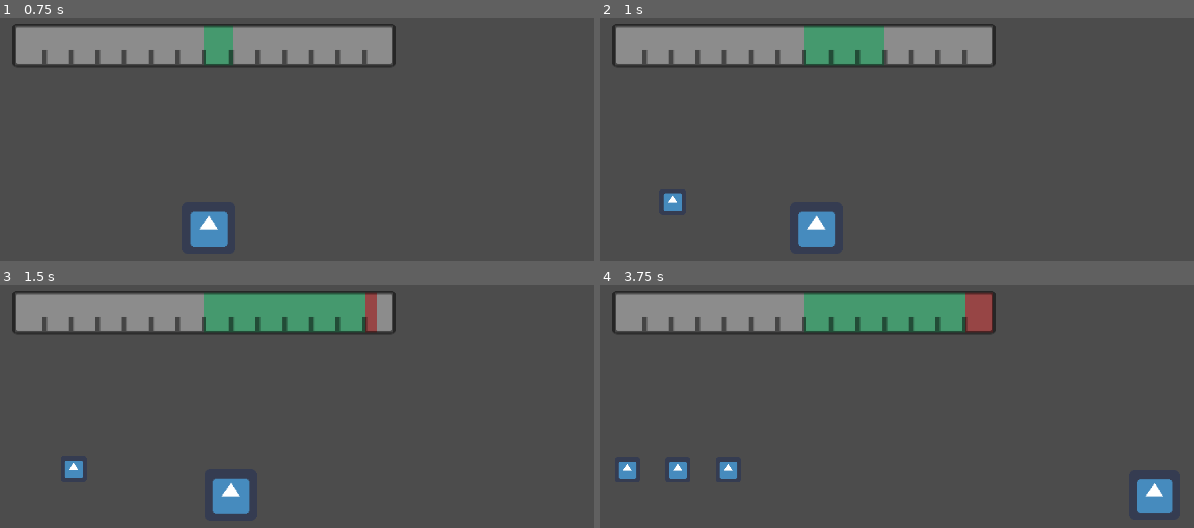
Above: before the commit, frames 1-4 (two rows, left to right).
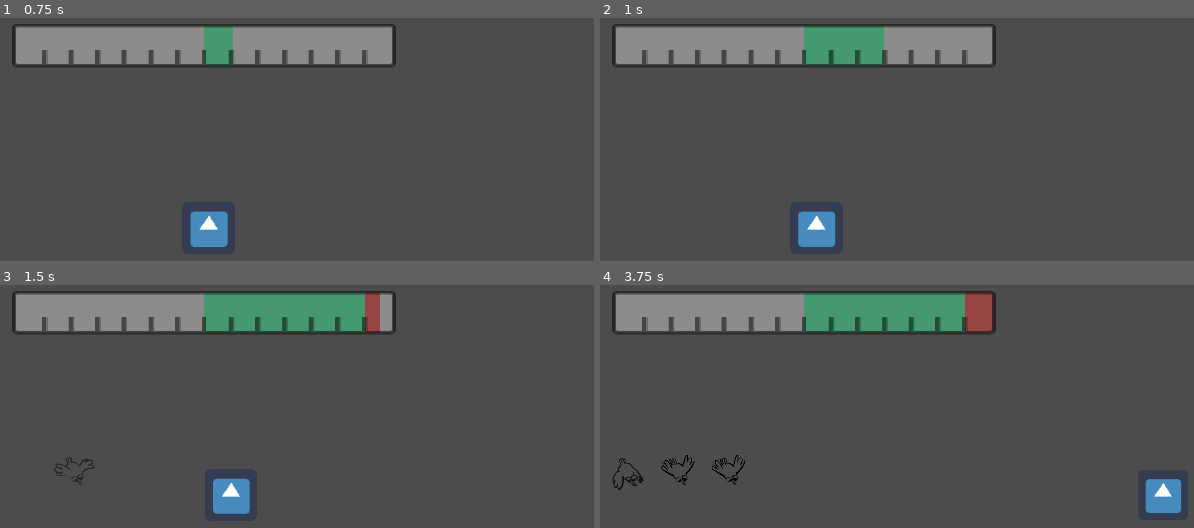
Above: after the commit, the same moments.

Repository: Merliin42/ludum-dare-49
Game: Godot game, scene res://Scenes/Main.tscn
Same seed, same stepped clock (60 frames per second), same inputs: the game is played once before the commit and once after it. The engine's default icon, where the game draws it, is replaced by a stand-in: a white triangle on a blue panel in a dark square.
Inputs:
- Up to frame 1 (0.75 s): tap Enter at 0.5 s; hold Right (right) from 0.53 s (still down)
- Up to frame 2 (1 s): keep holding Right (right)
- Up to frame 3 (1.5 s): release Right (right) at 1.28 s; hold Left (left) from 1.28 s (still down)
- Up to frame 4 (3.75 s): release Left (left) at 2.03 s; hold Right (right) 2.03-3.53 s; hold Left (left) from 3.53 s (still down)

Frame 1 is identical in both runs. In frame 2, 0.2% of the frame differs, in the area x 10-14%, y 72-80%; in frame 3, 0.5%; in frame 4, 1.5%, in the area x 2-98%, y 69-94%.

Commit message:
Adding bird animation and fade-in

Diff:
--- a/Scenes/Weight.tscn
+++ /dev/null
@@ -1,10 +0,0 @@
-[gd_scene load_steps=3 format=2]
-
-[ext_resource path="res://icon.png" type="Texture" id=1]
-[ext_resource path="res://Scripts/Weight.gd" type="Script" id=2]
-
-[node name="Weight" type="Node2D"]
-script = ExtResource( 2 )
-
-[node name="Sprite" type="Sprite" parent="."]
-texture = ExtResource( 1 )
--- /dev/null
+++ b/Scenes/Weights/Bird.tscn
@@ -0,0 +1,9 @@
+[gd_scene load_steps=2 format=2]
+
+[ext_resource path="res://Scenes/Weights/Weight.tscn" type="PackedScene" id=1]
+
+[node name="Weight" instance=ExtResource( 1 )]
+
+[node name="AnimatedSprite" parent="." index="0"]
+animation = "bird_flying"
+frame = 4
--- /dev/null
+++ b/Scenes/Weights/Weight.tscn
@@ -0,0 +1,37 @@
+[gd_scene load_steps=12 format=2]
+
+[ext_resource path="res://Assets/Animation/bird4.png" type="Texture" id=1]
+[ext_resource path="res://Scripts/Weight.gd" type="Script" id=2]
+[ext_resource path="res://Assets/Animation/bird1.png" type="Texture" id=3]
+[ext_resource path="res://Assets/Animation/bird3.png" type="Texture" id=4]
+[ext_resource path="res://Assets/Animation/bird2.png" type="Texture" id=5]
+[ext_resource path="res://Assets/Animation/bird5.png" type="Texture" id=6]
+[ext_resource path="res://Assets/Animation/bird7.png" type="Texture" id=7]
+[ext_resource path="res://Assets/Animation/bird8.png" type="Texture" id=8]
+[ext_resource path="res://Assets/Animation/bird6.png" type="Texture" id=9]
+[ext_resource path="res://icon.png" type="Texture" id=10]
+
+[sub_resource type="SpriteFrames" id=1]
+animations = [ {
+"frames": [ ExtResource( 10 ) ],
+"loop": true,
+"name": "default",
+"speed": 5.0
+}, {
+"frames": [ ExtResource( 3 ), ExtResource( 5 ), ExtResource( 4 ), ExtResource( 1 ), ExtResource( 6 ), ExtResource( 9 ), ExtResource( 7 ), ExtResource( 8 ) ],
+"loop": true,
+"name": "bird_flying",
+"speed": 12.0
+} ]
+
+[node name="Weight" type="Node2D"]
+modulate = Color( 1, 1, 1, 0 )
+script = ExtResource( 2 )
+
+[node name="AnimatedSprite" type="AnimatedSprite" parent="."]
+frames = SubResource( 1 )
+playing = true
+
+[node name="Tween" type="Tween" parent="."]
+
+[connection signal="tween_completed" from="Tween" to="." method="_on_Tween_tween_completed"]
--- a/Scripts/Main.gd
+++ b/Scripts/Main.gd
@@ -9,7 +9,7 @@
 
 onready var lines : Array = [$Node_Oiseau/Line, $Node_Oiseau/Line2, $Node_Oiseau/Line3, $Node_Oiseau/Line4, $Node_Oiseau/Line5, $Node_Oiseau/Line6]
 
-var object_weight := preload("res://Scenes/Weight.tscn")
+var object_weight := preload("res://Scenes/Weights/Bird.tscn")
 
 func _ready():
 	randomize()
@@ -41,7 +41,10 @@
 
 	lines[index].counter +=1
 	weight.position.y -= lines[index].counter * 64
-	weights[side] += weight.weight
+	weight.side = side
+	weight.connect("on_landing", self, "on_bird_landing")
+	lines[index].add_child(weight)
 
-	counter[side] += 1
-	lines[index].add_child(weight)
+func on_bird_landing(weight) :
+	weights[weight.side] += weight.weight
+	counter[weight.side] += 1
--- a/Scripts/Menu.gd
+++ b/Scripts/Menu.gd
@@ -3,7 +3,7 @@
 
 
 func _on_Start_pressed():
-	pass # Replace with function body.
+	get_tree().change_scene("res://Scenes/Main.tscn")
 
 
 
--- a/Scripts/Weight.gd
+++ b/Scripts/Weight.gd
@@ -1,4 +1,14 @@
 extends Node2D
 
+signal on_landing(weight)
+export var weight : int = 1
+var side : int = 0
 
-export var weight : int = 1
+func _ready():
+	$Tween.interpolate_property(self, "modulate", Color(1, 1, 1, 0), Color(1, 1, 1, 1), 1, Tween.TRANS_LINEAR)
+	$Tween.start()
+
+
+func _on_Tween_tween_completed(object, key):
+	$AnimatedSprite.stop()
+	emit_signal("on_landing", self)
Binary file added: Assets/Animation/bird1.png
Not shown, added: Assets/Animation/bird1.png.import
Binary file added: Assets/Animation/bird2.png
Not shown, added: Assets/Animation/bird2.png.import
Binary file added: Assets/Animation/bird3.png
Not shown, added: Assets/Animation/bird3.png.import
Binary file added: Assets/Animation/bird4.png
Not shown, added: Assets/Animation/bird4.png.import
Binary file added: Assets/Animation/bird5.png
Not shown, added: Assets/Animation/bird5.png.import
Binary file added: Assets/Animation/bird6.png
Not shown, added: Assets/Animation/bird6.png.import
(and 4 more such lines)
